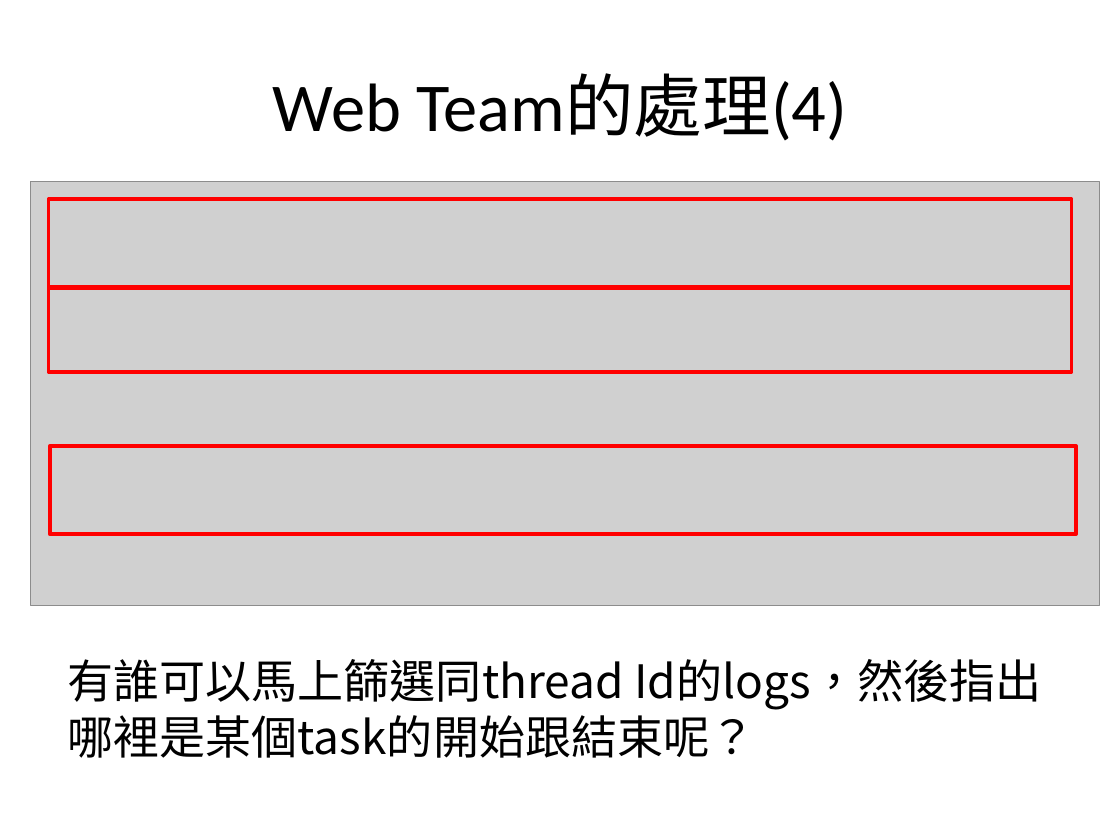
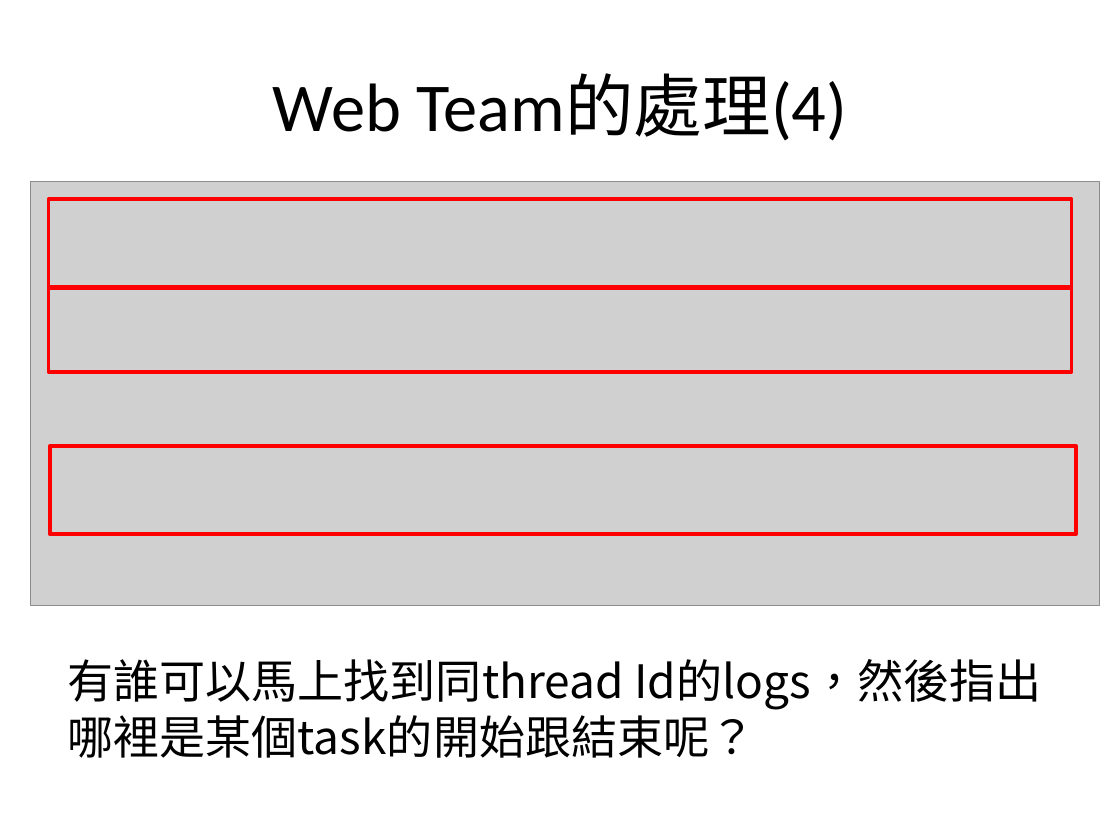
Before and after one commit to zanyking/java_two, a slide deck: slide 13 of 2013/Active Application Monitoring.pptx (slide 14 before the commit). Drawn at 1120x840 pixels with LibreOffice and Linux fonts; fonts in the diff are those of the drawing; grey boxes stand for pictures; background and template pictures are left out. Boxes give left, top, right and bottom in pixels: in the first picture for what was removed or moved away, otherwise in the second. Text is boxed around its words. In the diff, an @@ line names an element or a change of style, - is before the commit and + after.

```diff
--- a/2013/Active Application Monitoring.pptx
+++ b/2013/Active Application Monitoring.pptx
@@ text at (67,659,1041,758): text changed @@
-有誰可以馬上篩選同thread Id的logs，然後指出哪裡是某個task的開始跟結束呢？
+有誰可以馬上找到同thread Id的logs，然後指出哪裡是某個task的開始跟結束呢？
```
Also in this commit, not shown: 4 other slides changed, 9 slides added, 2 slides removed, 31 other files.
